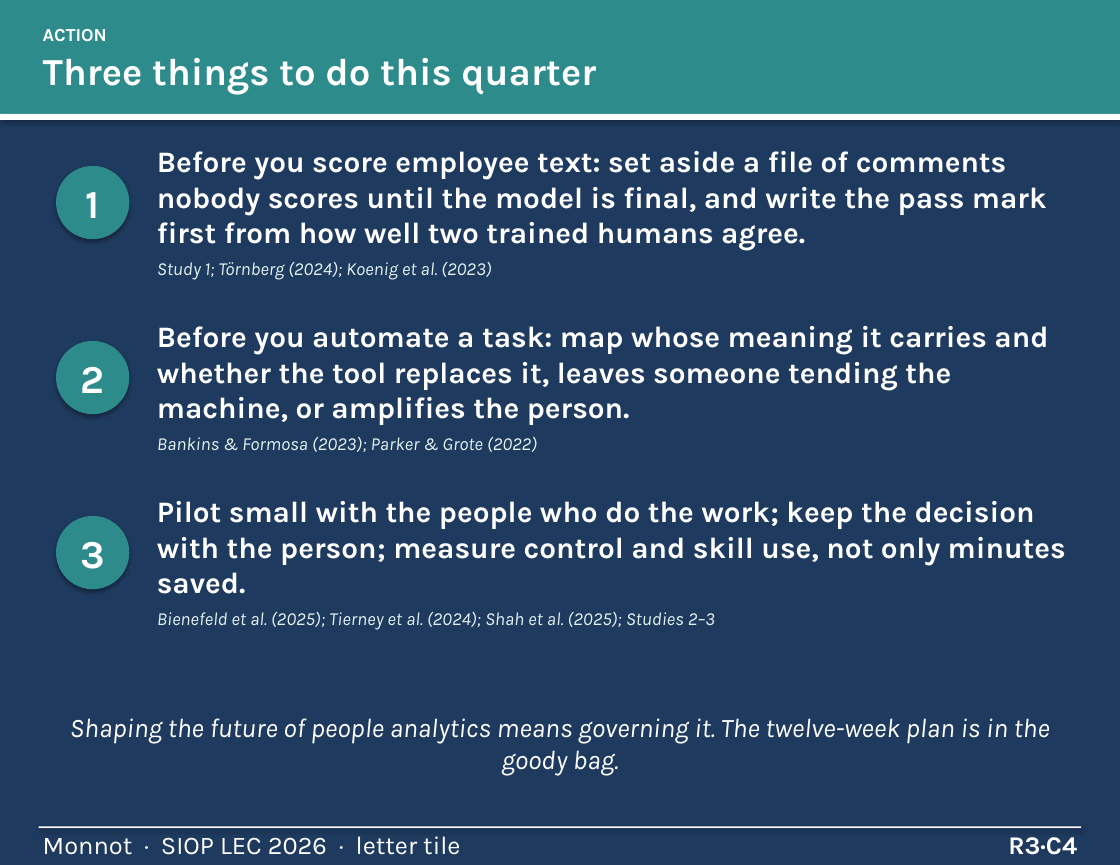
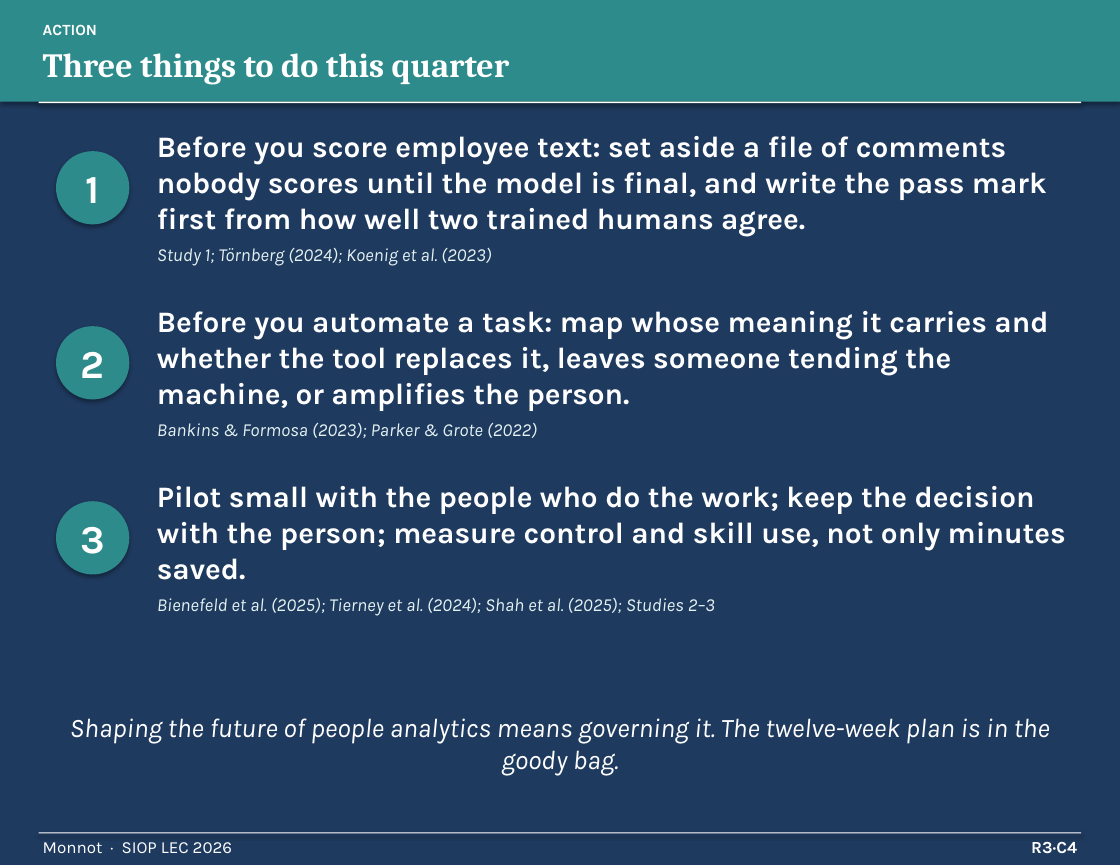
Before and after one commit to mjmonnot/mjmonnot.github.io, a slide deck: slide 12 of lec-2026/assets/Monnot_Poster_v5.pptx. Drawn at 1120x865 pixels with LibreOffice and Linux fonts; fonts in the diff are those of the drawing. Boxes give left, top, right and bottom in pixels: in the first picture for what was removed or moved away, otherwise in the second. Text is boxed around its words. In the diff, an @@ line names an element or a change of style, - is before the commit and + after.

Commit message:
LEC 2026: Tufte pass — type not banners, dots not boxes

```diff
--- a/lec-2026/assets/Monnot_Poster_v5.pptx
+++ b/lec-2026/assets/Monnot_Poster_v5.pptx
@@ rectangle: place and size @@
-rectangle at (0, 0, 1120, 114)
+rectangle at (0, 0, 1120, 102)
@@ text "ACTION" at (43, 24, 510, 85): size 13 to 11 pt in "ACTION"; size 27 to 24 pt, font Karla to Cambria in "Three things to do this quarter"; line spacing 1 to 1.05 @@
@@ rectangle: place and size @@
-rectangle at (0, 114, 1120, 120)
+rectangle at (39, 102, 1081, 103)
@@ 9 texts, 3 ellipses: place and size @@
-9 texts, 3 ellipses at (56, 151, 1066, 630)
+9 texts, 3 ellipses at (56, 136, 1066, 616)
@@ rectangle: place and size @@
-rectangle at (39, 827, 1081, 828)
+rectangle at (39, 833, 1081, 834)
@@ text "R3·C4" at (1031, 842, 1077, 854): size 18 to 12 pt @@
@@ text at (43, 842, 232, 853): text changed; size 18 to 12 pt @@
-Monnot · SIOP LEC 2026 · letter tile
+Monnot · SIOP LEC 2026
```
Also in this commit, not shown: 17 other slides changed, 5 other files.
